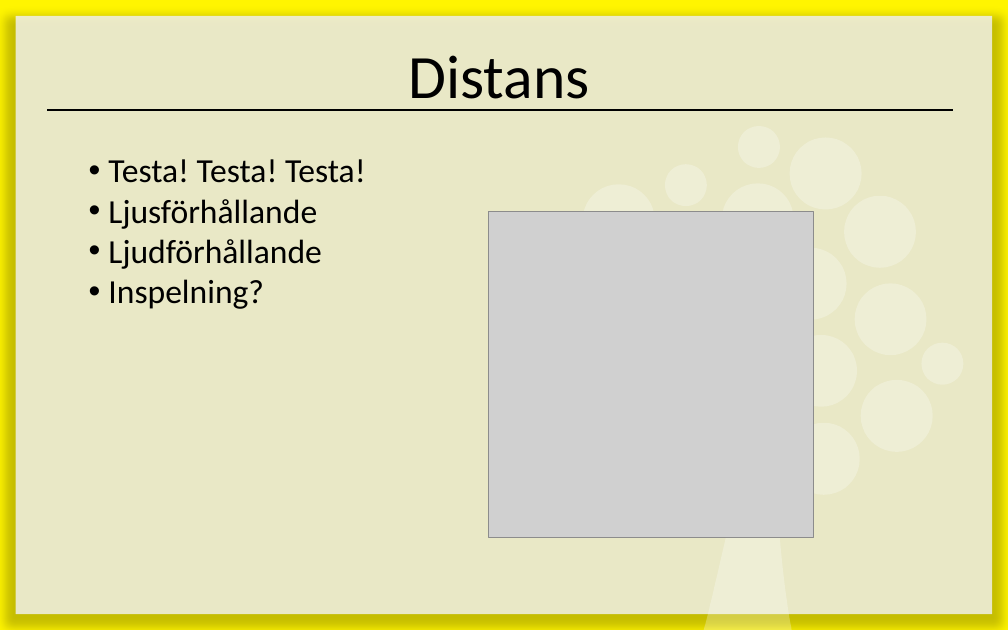
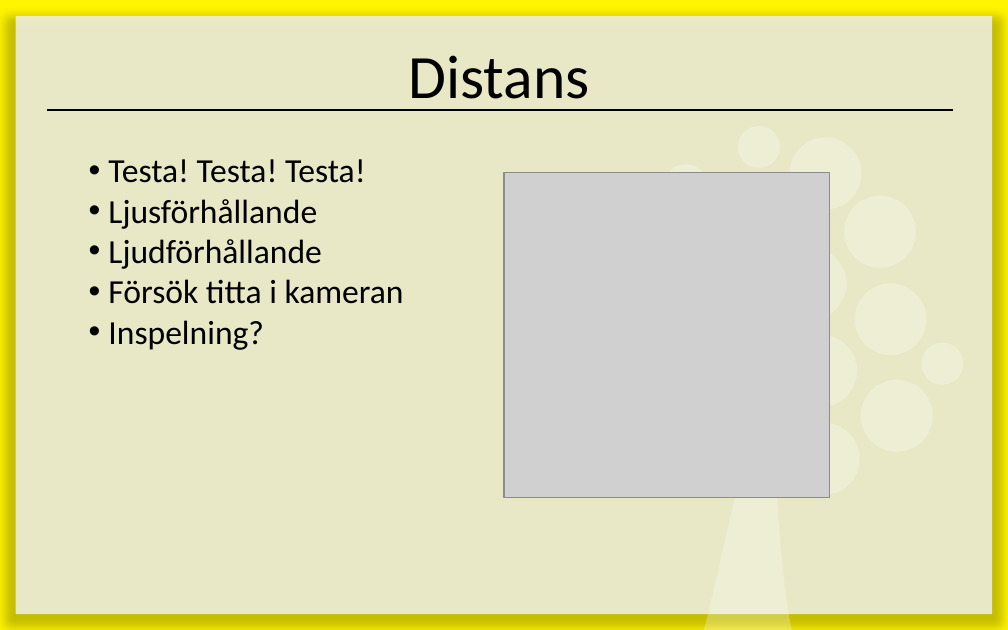
Before and after one commit to 1ik415/Kursmaterial, a slide deck: slide 12 of Föreläsningar/Presentationsteknik.pptx. Drawn at 1008x630 pixels with LibreOffice and Linux fonts; fonts in the diff are those of the drawing; grey boxes stand for pictures. Boxes give left, top, right and bottom in pixels: in the first picture for what was removed or moved away, otherwise in the second. Text is boxed around its words. In the diff, an @@ line names an element or a change of style, - is before the commit and + after.

```diff
--- a/Föreläsningar/Presentationsteknik.pptx
+++ b/Föreläsningar/Presentationsteknik.pptx
@@ picture: place and size @@
-picture at bbox=[488, 212, 813, 537]
+picture at bbox=[504, 172, 830, 498]
@@ freeform shape removed at bbox=[583, 184, 654, 256] @@
@@ freeform shape removed at bbox=[722, 183, 793, 255] @@
@@ subtitle at bbox=[108, 279, 404, 304]: paragraph added @@
+• Försök titta i kameran
```
